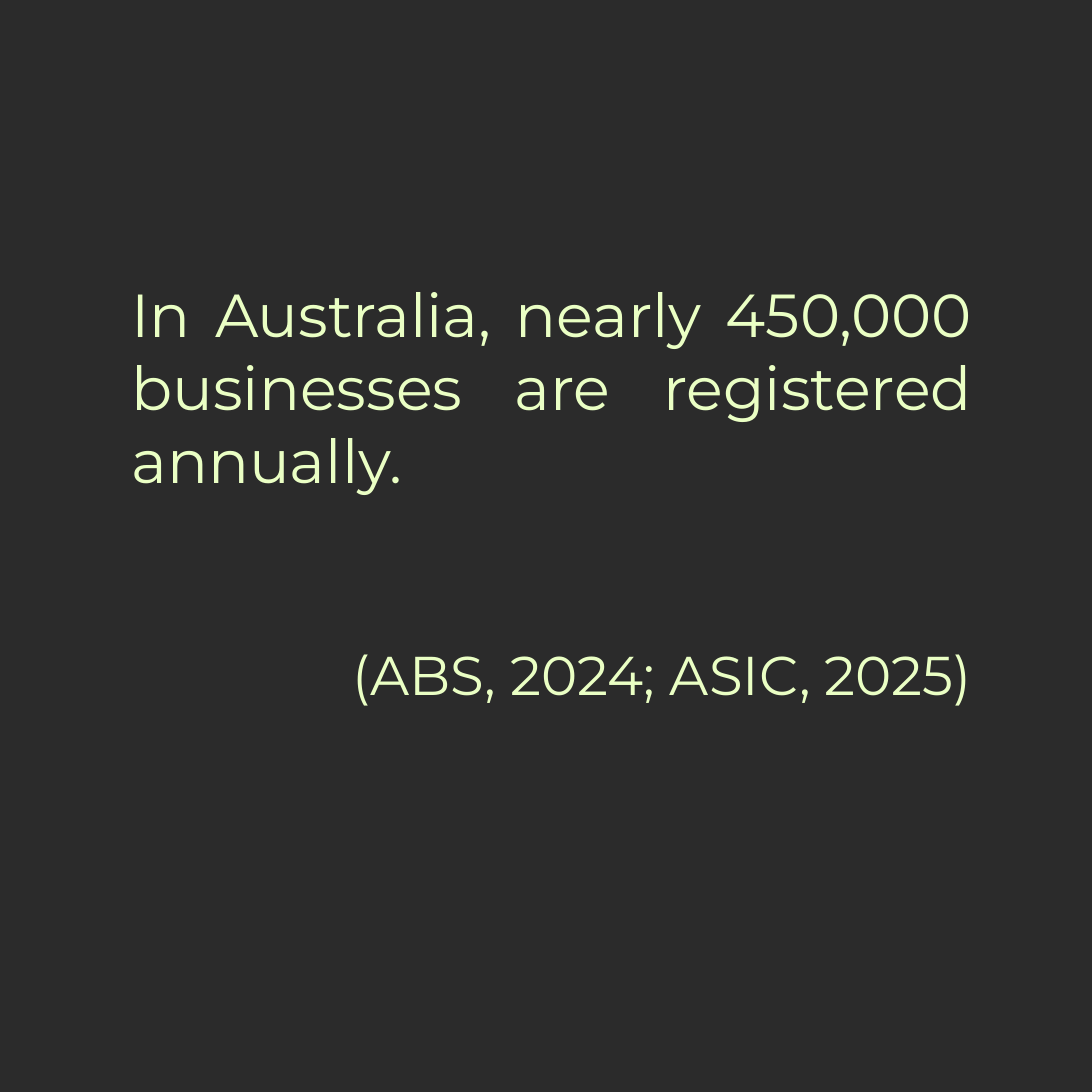
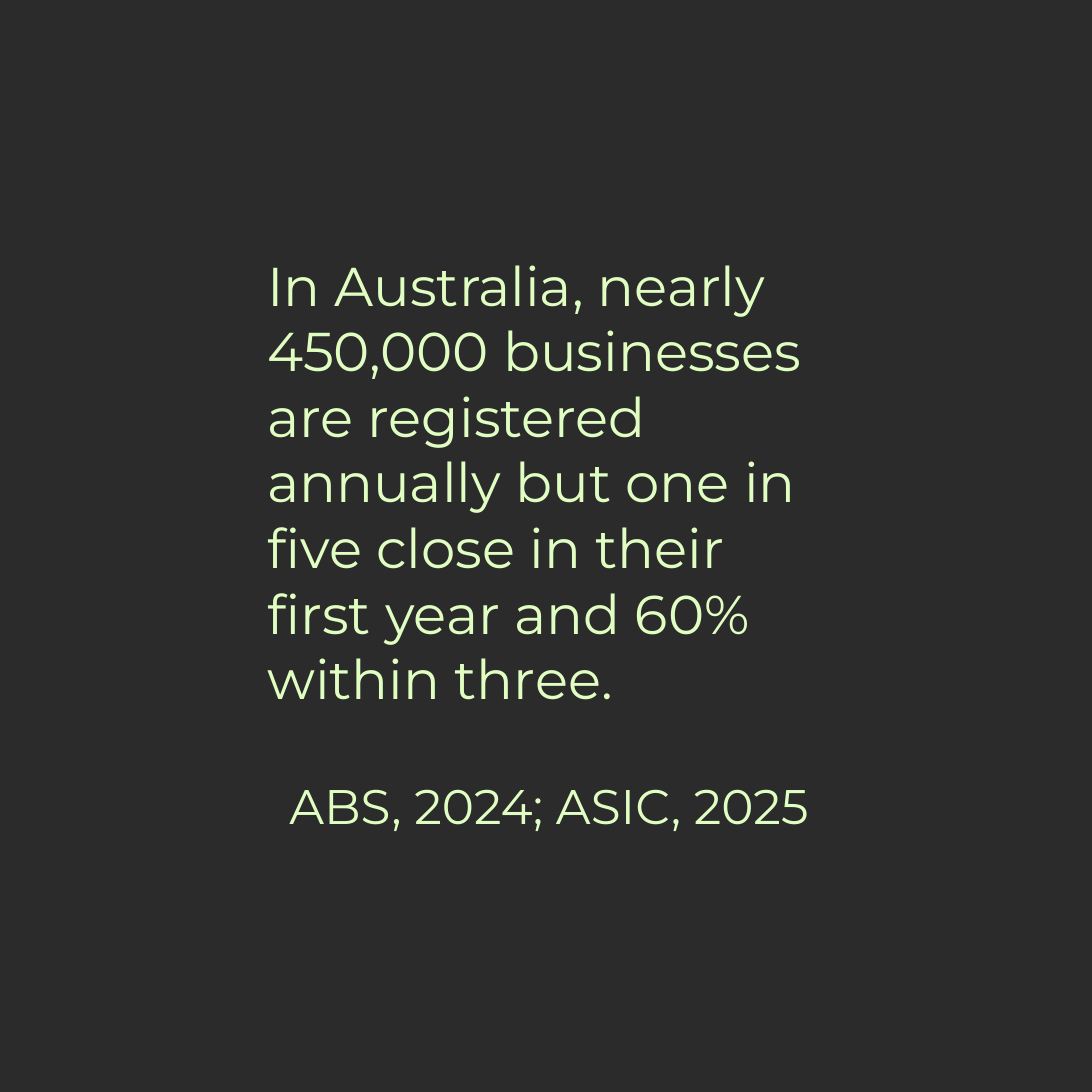
Before and after one commit to jane-korn/sova-mvp, a slide deck: slide 1 of instagram-templates/sova-instagram-templates.pptx. Drawn at 1092x1092 pixels with LibreOffice and Linux fonts; fonts in the diff are those of the drawing; background and template pictures are left out; a plain dark background stands for a picture behind light text. Boxes give left, top, right and bottom in pixels: in the first picture for what was removed or moved away, otherwise in the second. Text is boxed around its words. In the diff, an @@ line names an element or a change of style, - is before the commit and + after.

```diff
--- a/instagram-templates/sova-instagram-templates.pptx
+++ b/instagram-templates/sova-instagram-templates.pptx
@@ text at <box>267,265,809,831</box>: text changed; size 40 to 36 pt; text colour #EAFFC4 to #E1FEC2 @@
-In Australia, nearly 450,000 businesses are registered annually.
-(ABS, 2024; ASIC, 2025)
+In Australia, nearly 450,000 businesses are registered annually but one in five close in their first year and 60% within three.
+ABS, 2024; ASIC, 2025
```
Also in this commit, not shown: 2 other slides changed, 3 slides added, 1 slide removed, 4 other files.
